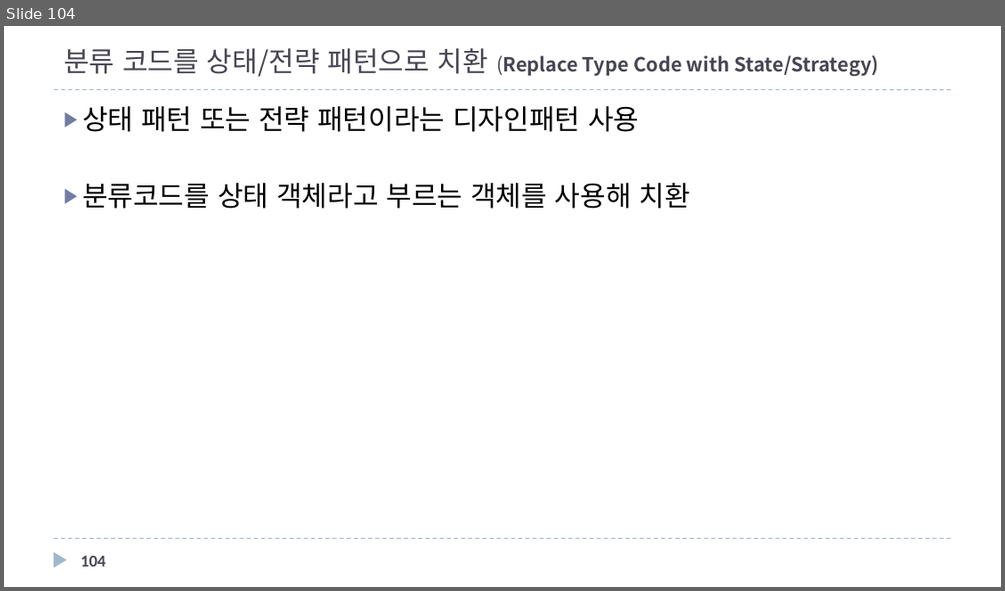
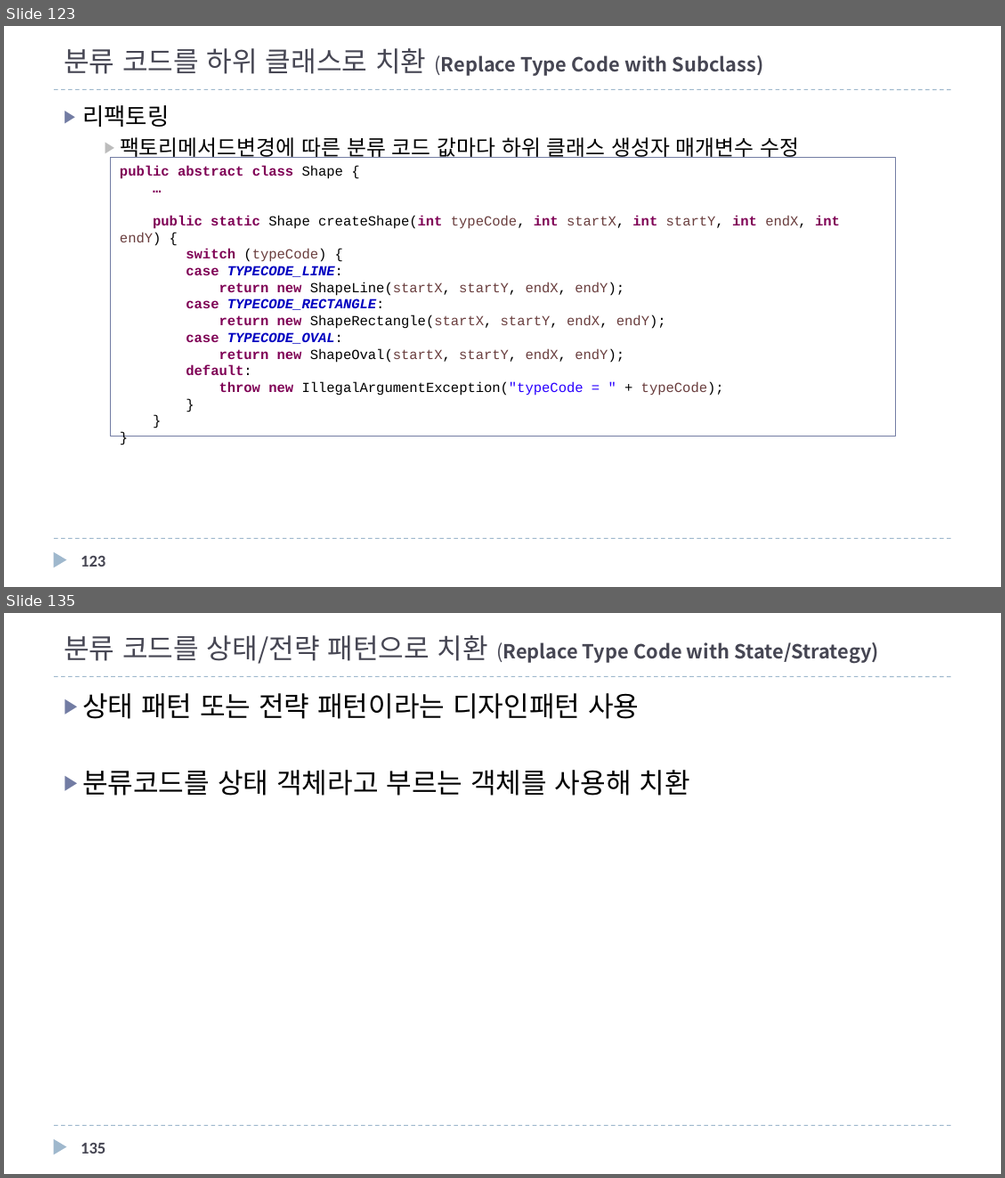
Before and after one commit to mkgungor/refactoring_java, a slide deck: ppt/자바로 배우는 리팩토링 입문3.pptx. Shown one above the other, each under a label of ours: slide 104 before the commit, slides 123 and 135 after it; the slides between them are not shown. The pictures are 1005x591 and 1005x1178 pixels, drawn with LibreOffice and Linux fonts; fonts in the diff are those of the drawing. Boxes give left, top, right and bottom in pixels: in the first picture for what was removed or moved away, otherwise in the second. Text is boxed around its words. In the diff, an @@ line names an element or a change of style, - is before the commit and + after.

```diff
--- a/ppt/자바로 배우는 리팩토링 입문3.pptx
+++ b/ppt/자바로 배우는 리팩토링 입문3.pptx
@@ slide 123 added at bbox=[4, 26, 1001, 587], background #FFFFFF; not listed: 3 template elements that a slide beside it also shows @@
@@ title added at bbox=[64, 48, 764, 76], 14 pt, text #464653, bold @@
+분류 코드를 하위 클래스로 치환 (Replace Type Code with Subclass)
@@ text added at bbox=[82, 105, 800, 158], 15.3 pt, text #000000 @@
+▶ 리팩토링
+    ▶ 팩토리메서드변경에 따른 분류 코드 값마다 하위 클래스 생성자 매개변수 수정
@@ rectangle added at bbox=[110, 158, 894, 435], fill #FFFFFF, outline #727CA3 0.25 pt, 10 pt, text #000000 @@
+public abstract class Shape {
+…
+public static Shape createShape(int typeCode, int startX, int startY, int endX, int endY) {
+switch (typeCode) {
+case TYPECODE_LINE:
+return new ShapeLine(startX, startY, endX, endY);
+case TYPECODE_RECTANGLE:
+return new ShapeRectangle(startX, startY, endX, endY);
+case TYPECODE_OVAL:
+return new ShapeOval(startX, startY, endX, endY);
+default:
+throw new IllegalArgumentException("typeCode = " + typeCode);
+}
+}
+}
@@ page number added at bbox=[81, 556, 105, 566], 12 pt, text #464653, bold @@
+123
@@ what was slide 104 is now slide 135 @@
@@ page number at bbox=[81, 1143, 105, 1153]: text changed @@
-104
+135
```
Also in this commit, not shown: 6 slides changed, 30 other slides added, 16 other files.
